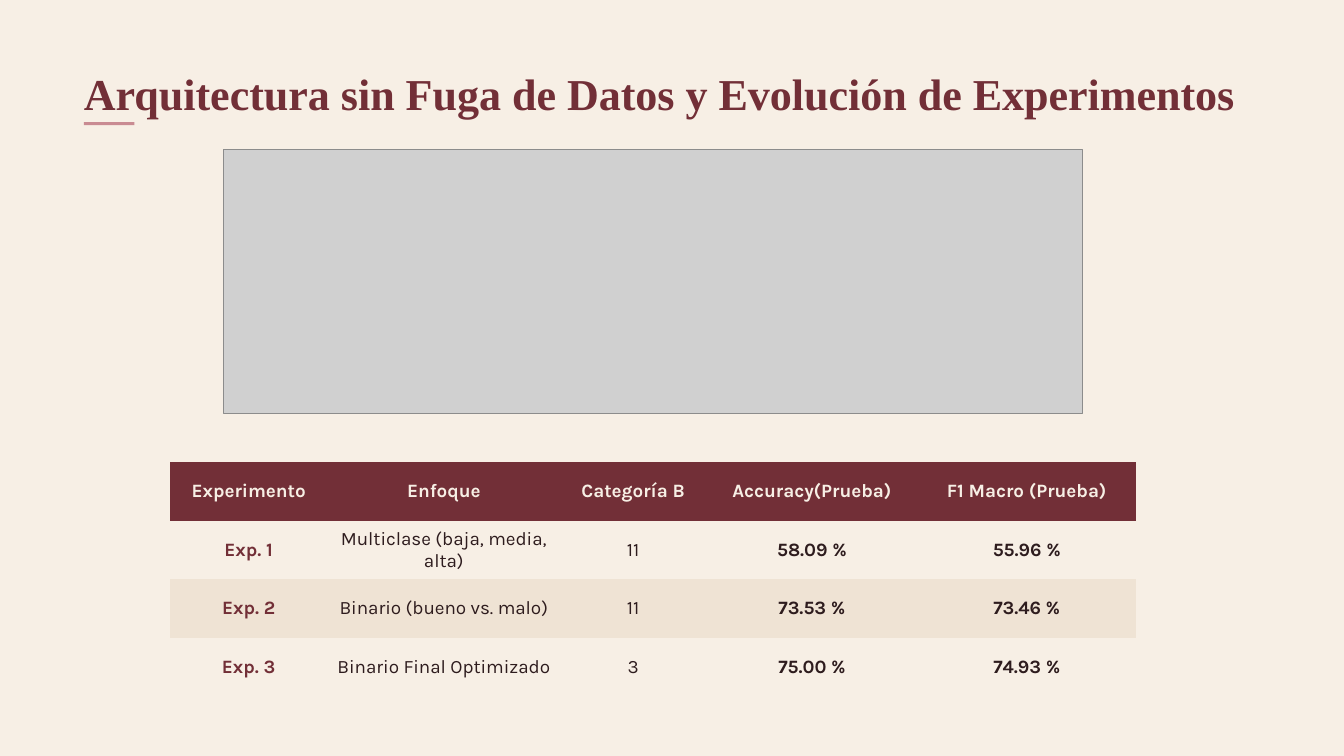
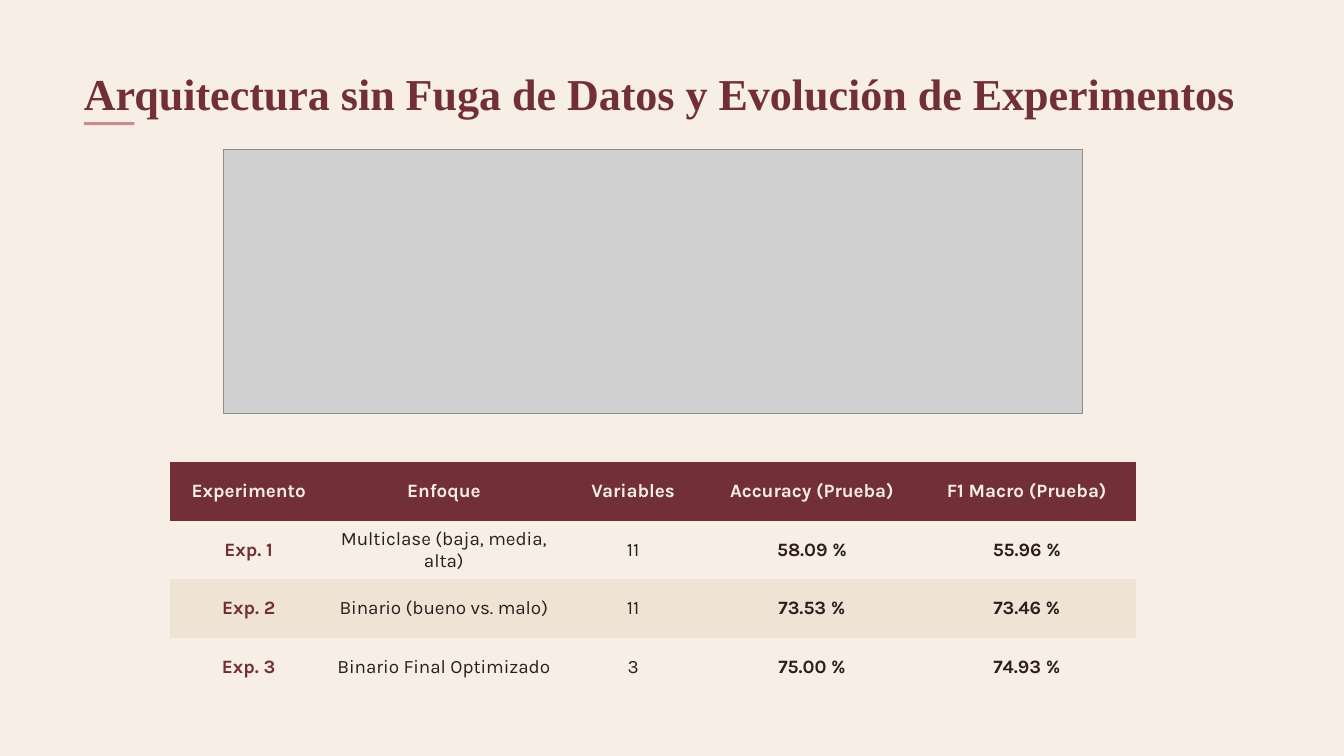
Before and after one commit to XimenaBecOliv07/Naive-Bayes, a slide deck: slide 20 of docs/presentacion/Proyecto_Naive_Bayes.pptx. Drawn at 1344x756 pixels with LibreOffice and Linux fonts; fonts in the diff are those of the drawing; grey boxes stand for pictures. Boxes give left, top, right and bottom in pixels: in the first picture for what was removed or moved away, otherwise in the second. Text is boxed around its words. In the diff, an @@ line names an element or a change of style, - is before the commit and + after.

```diff
--- a/docs/presentacion/Proyecto_Naive_Bayes.pptx
+++ b/docs/presentacion/Proyecto_Naive_Bayes.pptx
@@ table at (170, 463, 1136, 756) @@
-row 1, column 3: Categoría B
+row 1, column 3: Variables
-row 1, column 4: Accuracy(Prueba)
+row 1, column 4: Accuracy (Prueba)
```
Also in this commit, not shown: 9 other slides changed, 1 other file.
